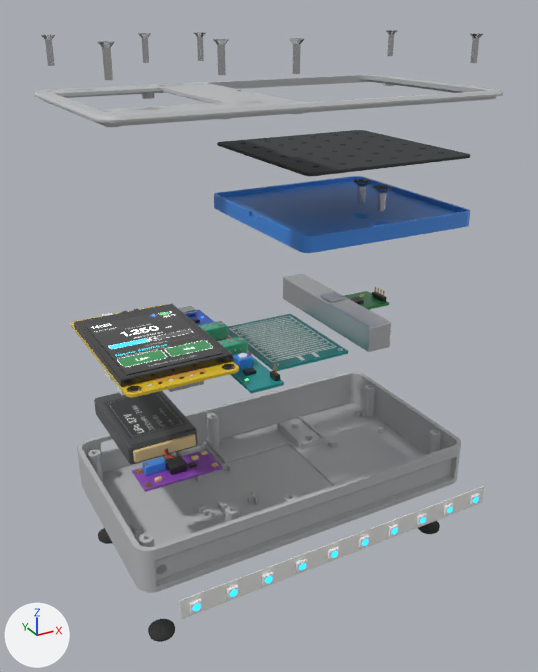
The glTF model design/3d_modell/hydrodesk_explosion.glb as it was, and as the next commit left it.
The view is the same before and after, from a 50 mm lens placed at (-0.072, -0.243, 0.231), pointed at (0.091, 0.053, 0.083). Lighting does not change. The marker at lower left points along +X, +Y and +Z. The first picture is the older version.

The older version as bpy lines, for what is in view:
```python
ob_display_board = bpy.data.objects.new('Display-Board', me_display_board)
ob_display_board.location = (0.0294, 0.0541, 0.091)
ob_lm393 = bpy.data.objects.new('LM393', me_lm393_001)
ob_lm393.location = (0.064, 0.0203, 0.0858)
ob_schrauben_m3 = bpy.data.objects.new('Schrauben_M3', me_schrauben_m3)
ob_schrauben_m3.location = (0.092, 0.05, 0.215)
# also in view: 'Flaschenplatte' at (0.126, 0.05, 0.143); 'FET-Modul' at (0.064, 0.052, 0.086); 'Step-up' at (0.029, 0.027, 0.042); 'Gummifuesse' at (0.09, 0.05, -0.034); 'Silikonmatte' at (0.126, 0.05, 0.171)
```
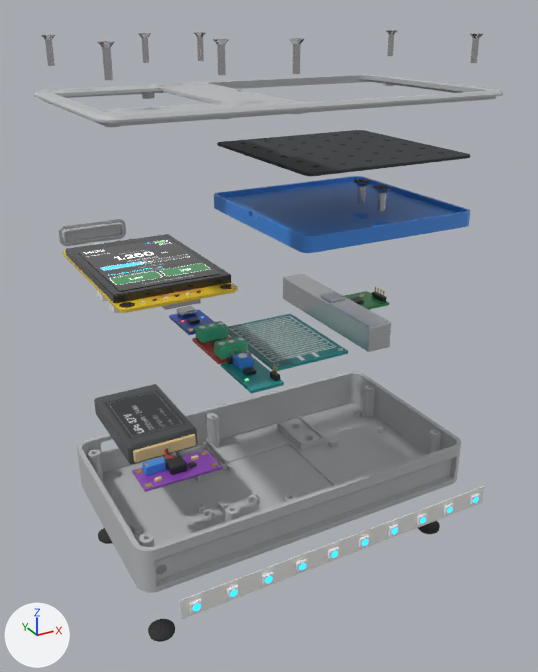
What changed in the scene script:
```text
Add me_abdeckkappe_usb:
    me_abdeckkappe_usb.from_pydata(...)  # 500 vertices, 996 faces; spans x -0.0175..0.0175, y -0.0017..0.0017, z -0.0053..0.0053
    me_abdeckkappe_usb.materials.append(mat_pla_grau)  # light grey #bcbdbf
Change ob_display_board:
    ob_display_board.location: (0.0294, 0.0541, 0.091) -> (0.0294, 0.0541, 0.127)
Add ob_abdeckkappe_usb:
    ob_abdeckkappe_usb = bpy.data.objects.new('Abdeckkappe_USB', me_abdeckkappe_usb)
    ob_abdeckkappe_usb.location = (0.0294, 0.1295, 0.1248)
```

Pixel boxes [x1, y1, x2, y2] of what changed, in the pictures (538 x 672 px):
'Display-Board', moved: before [71, 304, 239, 397]; after [62, 234, 238, 313]
'Abdeckkappe_USB', added: after [59, 219, 126, 246]
